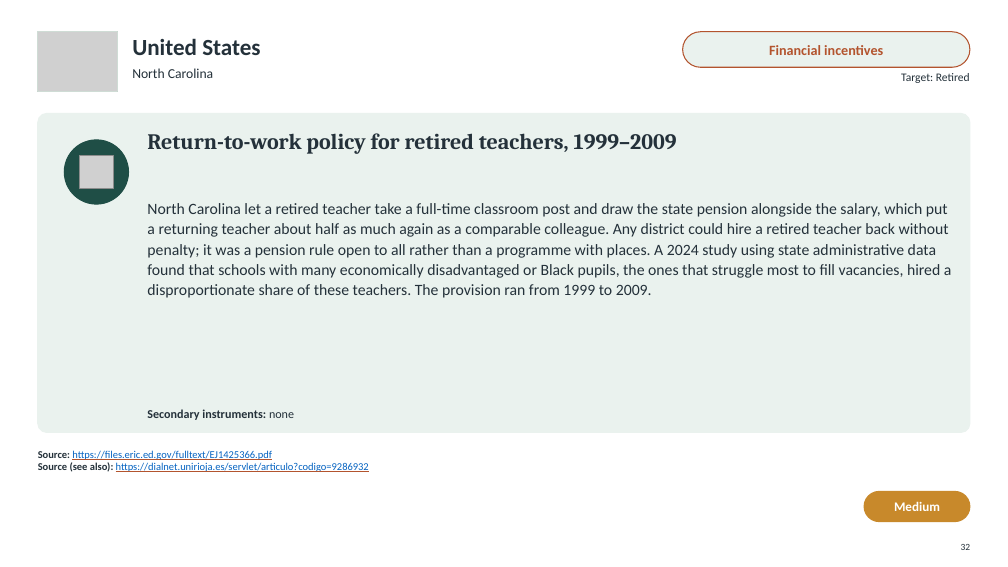
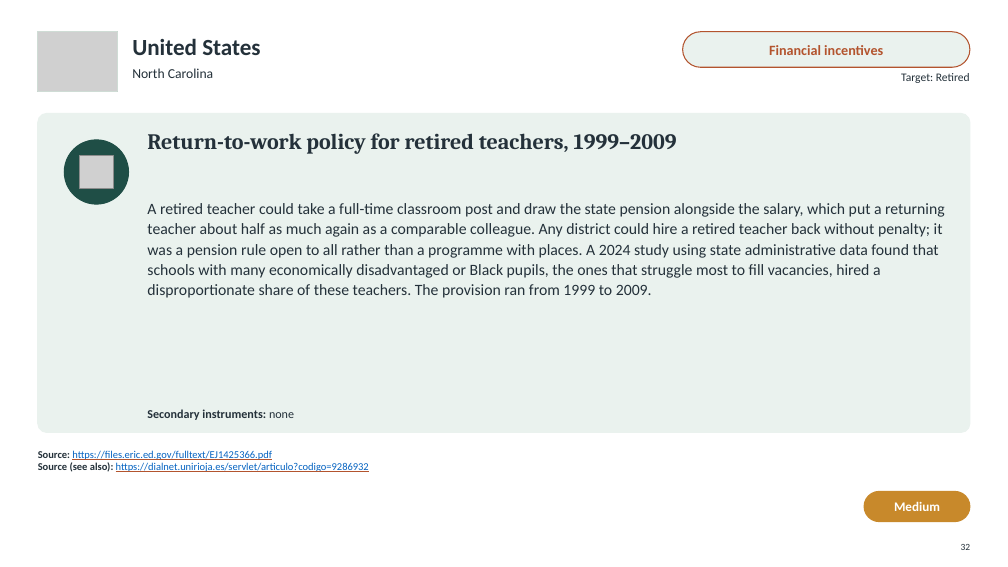
Before and after one commit to jedr1-ship-it/Alternative-Pathways----Quant, a slide deck: slide 32 of policies/Re-attracting_Former_Teachers.pptx. Drawn at 1008x567 pixels with LibreOffice and Linux fonts; fonts in the diff are those of the drawing; grey boxes stand for pictures. Boxes give left, top, right and bottom in pixels: in the first picture for what was removed or moved away, otherwise in the second. Text is boxed around its words. In the diff, an @@ line names an element or a change of style, - is before the commit and + after.

```diff
--- a/policies/Re-attracting_Former_Teachers.pptx
+++ b/policies/Re-attracting_Former_Teachers.pptx
@@ text at bbox=[147, 203, 945, 298]: text changed @@
-North Carolina let a retired teacher take a full-time classroom post and draw the state pension alongside the salary, which put a returning teacher about half as much again as a comparable colleague. Any district could hire a retired teacher back without penalty; it was a pension rule open to all rather than a programme with places. A 2024 study using state administrative data found that schools with many economically disadvantaged or Black pupils, the ones that struggle most to fill vacancies, hired a disproportionate share of these teachers. The provision ran from 1999 to 2009.
+A retired teacher could take a full-time classroom post and draw the state pension alongside the salary, which put a returning teacher about half as much again as a comparable colleague. Any district could hire a retired teacher back without penalty; it was a pension rule open to all rather than a programme with places. A 2024 study using state administrative data found that schools with many economically disadvantaged or Black pupils, the ones that struggle most to fill vacancies, hired a disproportionate share of these teachers. The provision ran from 1999 to 2009.
```
Also in this commit, not shown: 27 other slides changed, 2 other files.
